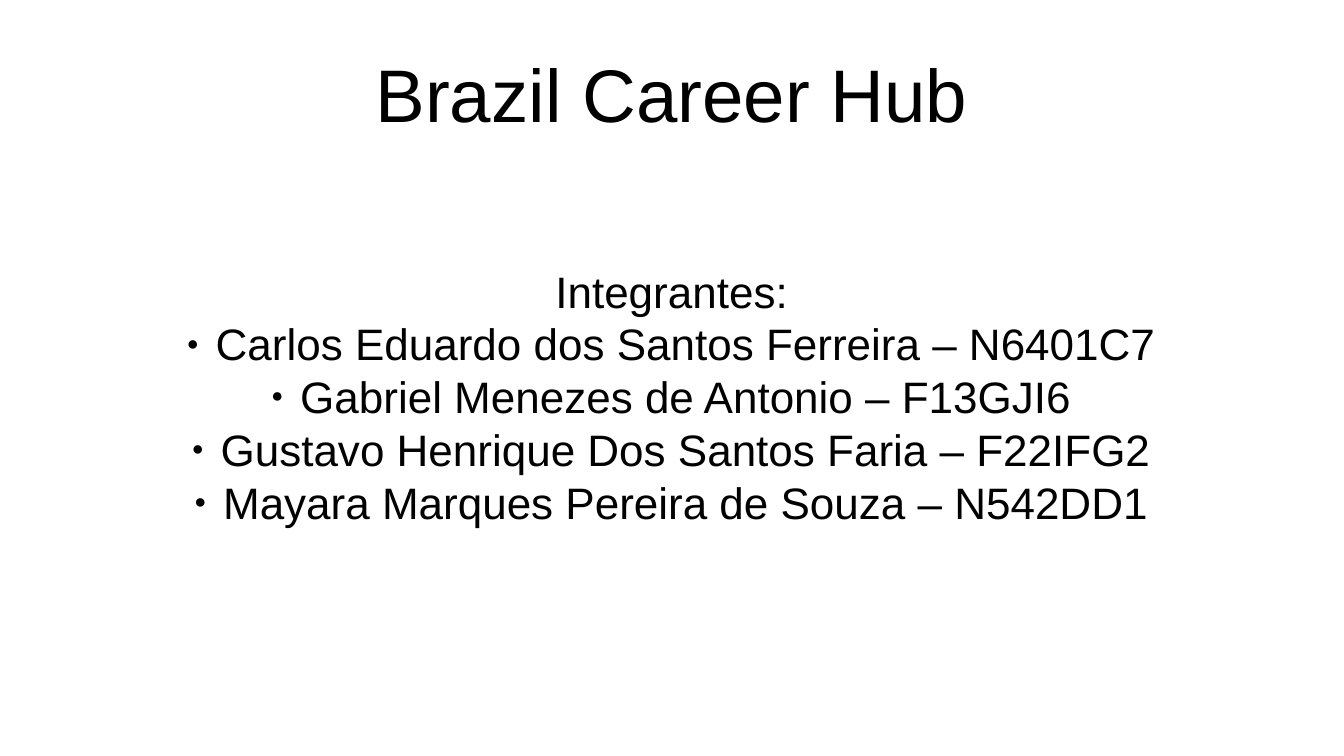
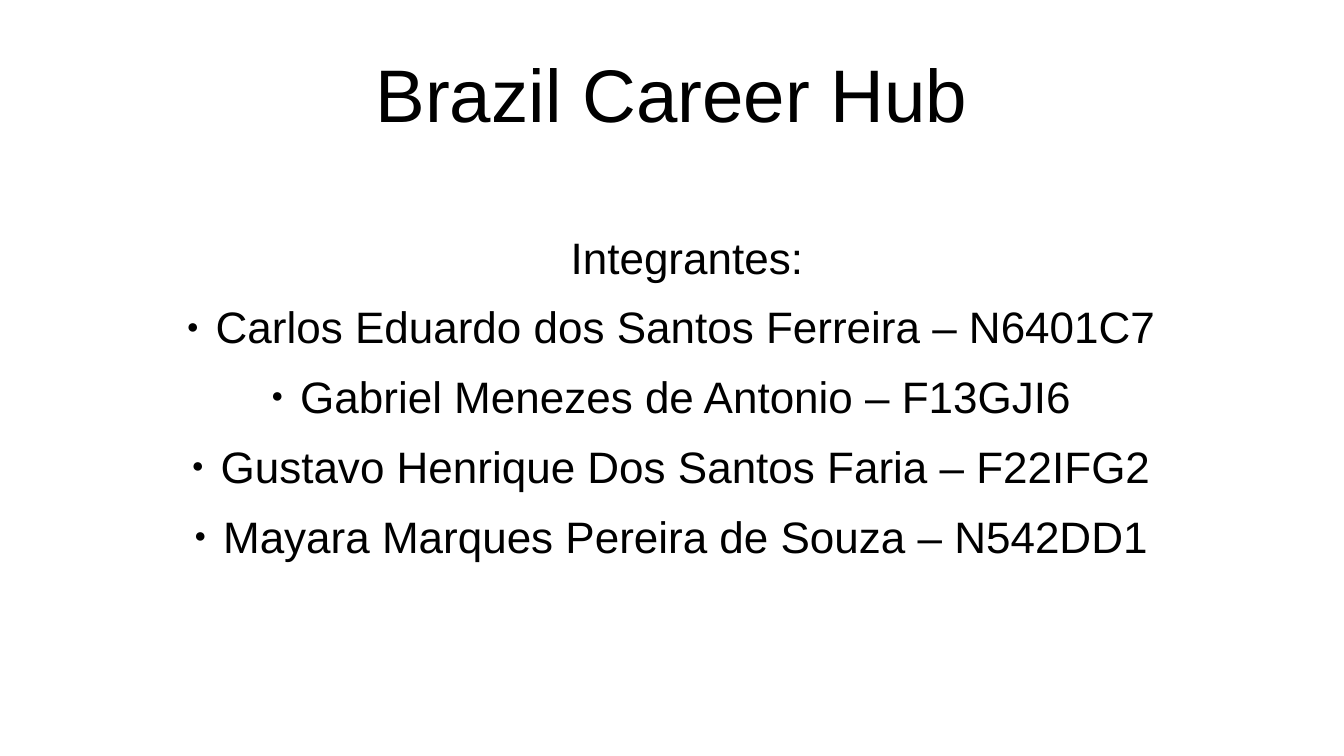
Before and after one commit to TR0NZ0D/Brazil-Career-Hub, a slide deck: slide 1 of Files/TCC - Final/Apresentacao_Final.pptx. Drawn at 1344x756 pixels with LibreOffice and Linux fonts; fonts in the diff are those of the drawing. Boxes give left, top, right and bottom in pixels: in the first picture for what was removed or moved away, otherwise in the second. Text is boxed around its words. In the diff, an @@ line names an element or a change of style, - is before the commit and + after.

```diff
--- a/Files/TCC - Final/Apresentacao_Final.pptx
+++ b/Files/TCC - Final/Apresentacao_Final.pptx
@@ subtitle "Integrantes:" at (216,243,1155,561): indent changed; more space between paragraphs @@
```
Also in this commit, not shown: 4 other slides changed.
